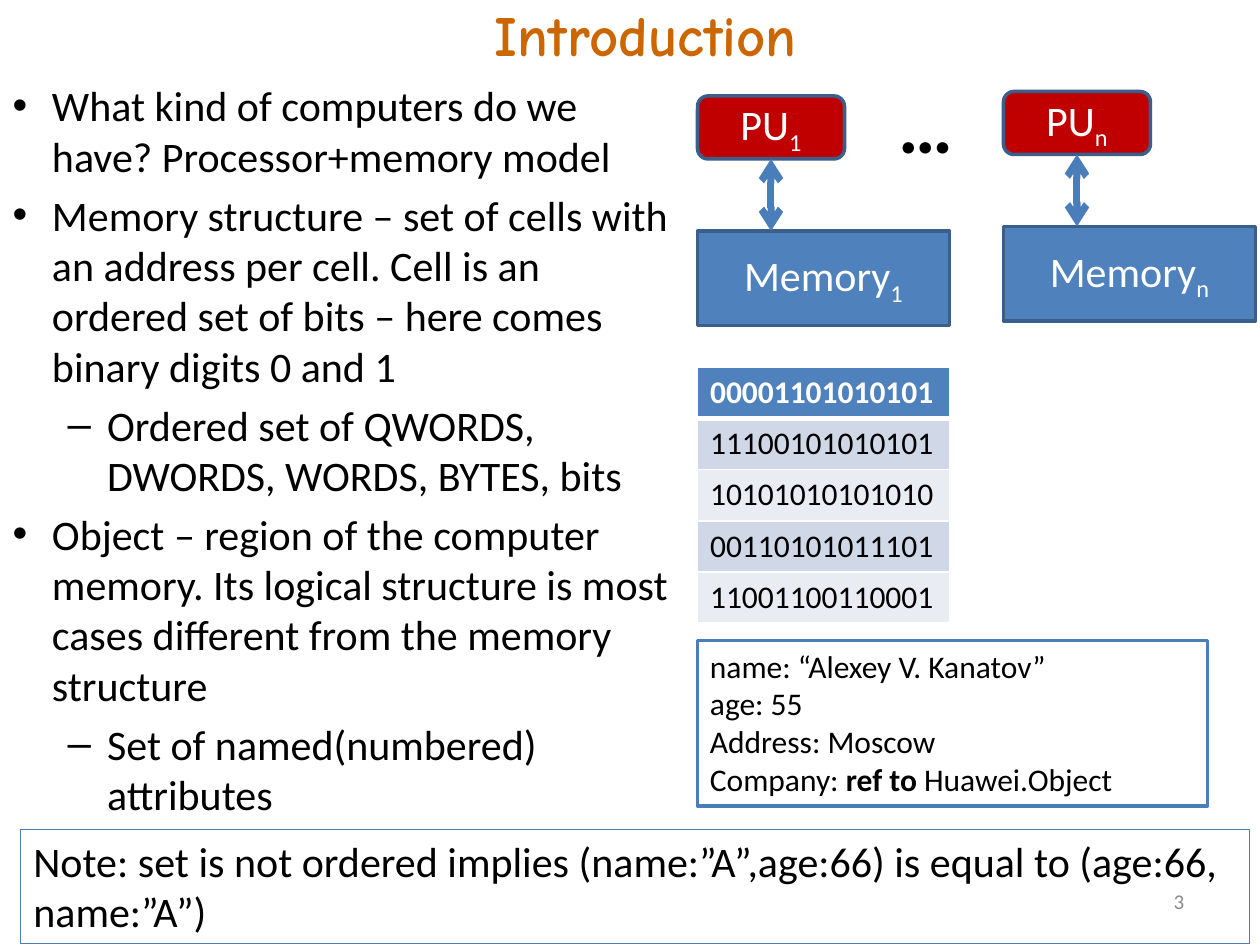
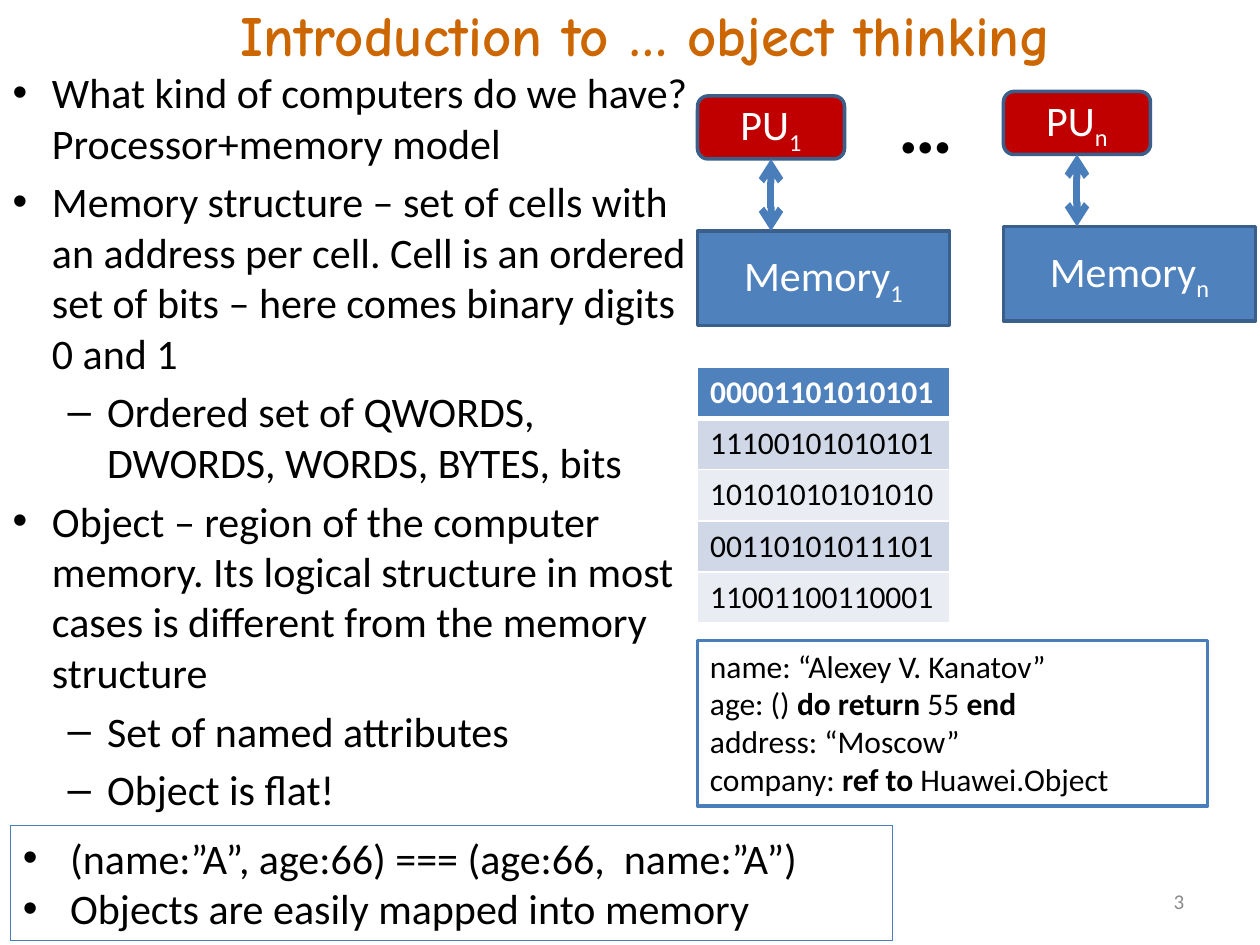
Before and after one commit to akanatov/SLang-, a slide deck: slide 3 of Docs/Extreme objects.pptx. Drawn at 1260x945 pixels with LibreOffice and Linux fonts; fonts in the diff are those of the drawing. Boxes give left, top, right and bottom in pixels: in the first picture for what was removed or moved away, otherwise in the second. Text is boxed around its words. In the diff, an @@ line names an element or a change of style, - is before the commit and + after.

```diff
--- a/Docs/Extreme objects.pptx
+++ b/Docs/Extreme objects.pptx
@@ title at <box>241,17,1050,66</box>: text changed @@
-Introduction
+Introduction to … object thinking
@@ text "What kind of computers do ...": place and size @@
-text "What kind of computers do ..." at <box>52,91,668,766</box>
+text "What kind of computers do ..." at <box>52,78,687,813</box>
@@ text at <box>52,507,674,813</box>: text changed @@
-• Object – region of the computer memory. Its logical structure is most cases different from the memory structure
-  – Set of named(numbered) attributes
+• Object – region of the computer memory. Its logical structure in most cases is different from the memory structure
+  – Set of named attributes
+  – Object is flat!
@@ text in rectangle at <box>710,693,1108,797</box>: text changed @@
-age: 55
-Address: Moscow
-Company: ref to Huawei.Object
+age: () do return 55 end
+address: “Moscow”
+company: ref to Huawei.Object
@@ rectangle "(name:”A”, age:66) === (age:66, name:”A”)": place and size @@
-rectangle "(name:”A”, age:66) === (age:66, name:”A”)" at <box>21,829,1250,944</box>
+rectangle "(name:”A”, age:66) === (age:66, name:”A”)" at <box>10,825,892,940</box>
@@ text in rectangle at <box>70,843,797,932</box>: text changed @@
-Note: set is not ordered implies (name:”A”,age:66) is equal to (age:66, name:”A”)
+• (name:”A”, age:66) === (age:66, name:”A”)
+• Objects are easily mapped into memory
```
Also in this commit, not shown: 4 other slides changed, 9 slides added, 15 slides removed.
